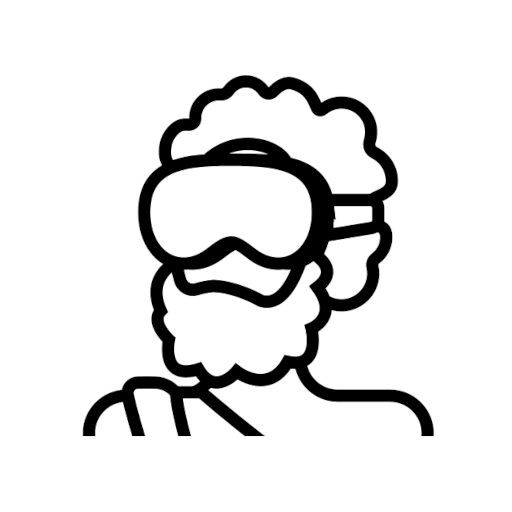
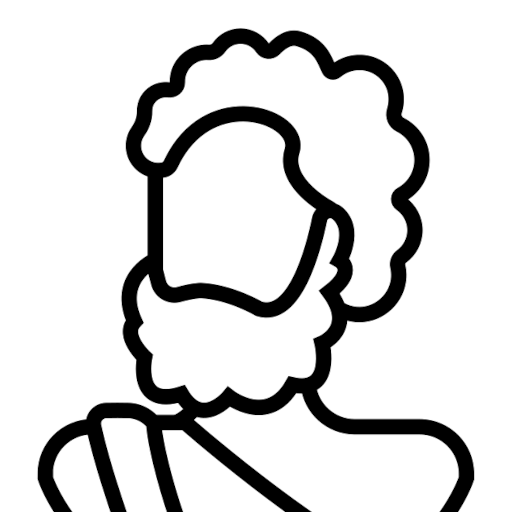
Layer changes from the first 512x512 image to the second:
removed layer "android-main-icon.png copy" over [51, 51, 461, 461]
renamed "Background" to "Eingefügte Ebene", painted on it over [36, 27, 475, 512]
